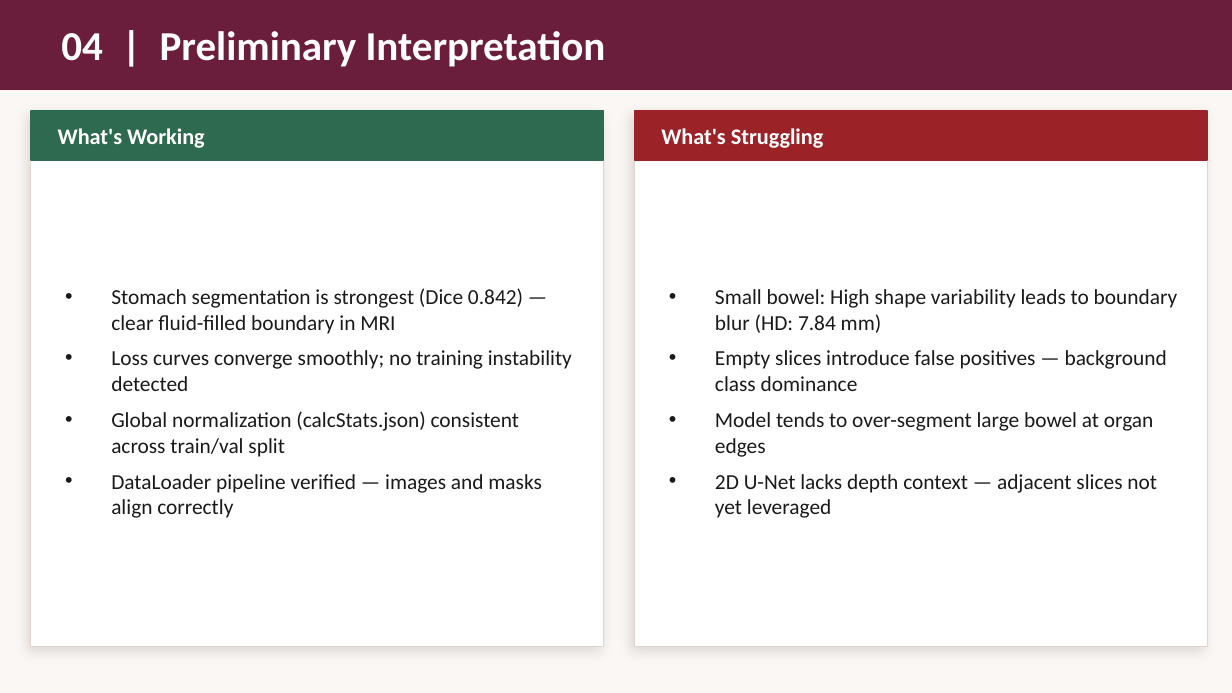
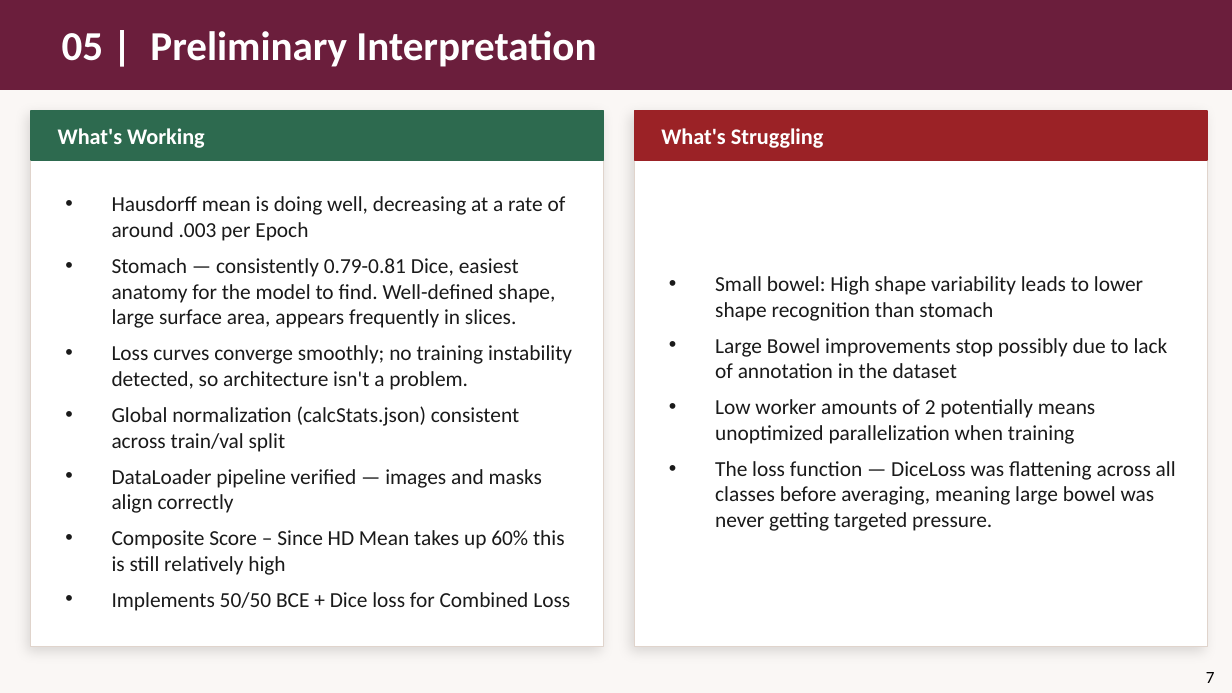
Before and after one commit to William-Ohonba/DS_Health_UWM_Project, a slide deck: slide 7 of presentations/Presentation3_GI_Segmentation.pptx (slide 6 before the commit). Drawn at 1232x693 pixels with LibreOffice and Linux fonts; fonts in the diff are those of the drawing. Boxes give left, top, right and bottom in pixels: in the first picture for what was removed or moved away, otherwise in the second. Text is boxed around its words. In the diff, an @@ line names an element or a change of style, - is before the commit and + after.

Commit message:
Presentation 3 final

```diff
--- a/presentations/Presentation3_GI_Segmentation.pptx
+++ b/presentations/Presentation3_GI_Segmentation.pptx
@@ text at (62,31,596,67): text changed @@
-04 | Preliminary Interpretation
+05 | Preliminary Interpretation
@@ text at (112,196,572,390): text changed @@
-• Stomach segmentation is strongest (Dice 0.842) — clear fluid-filled boundary in MRI
-• Loss curves converge smoothly; no training instability detected
+• Hausdorff mean is doing well, decreasing at a rate of around .003 per Epoch
+• Stomach — consistently 0.79-0.81 Dice, easiest anatomy for the model to find. Well-defined shape, large surface area, appears frequently in slices.
+• Loss curves converge smoothly; no training instability detected, so architecture isn't a problem.
@@ text at (715,276,1176,531): text changed @@
-• Small bowel: High shape variability leads to boundary blur (HD: 7.84 mm)
-• Empty slices introduce false positives — background class dominance
-• Model tends to over-segment large bowel at organ edges
-• 2D U-Net lacks depth context — adjacent slices not yet leveraged
+• Small bowel: High shape variability leads to lower shape recognition than stomach
+• Large Bowel improvements stop possibly due to lack of annotation in the dataset
+• Low worker amounts of 2 potentially means unoptimized parallelization when training
+• The loss function — DiceLoss was flattening across all classes before averaging, meaning large bowel was never getting targeted pressure.
@@ text at (112,530,570,611): paragraphs added @@
+• Composite Score – Since HD Mean takes up 60% this is still relatively high
+• Implements 50/50 BCE + Dice loss for Combined Loss
@@ text added at (1206,672,1215,683), 10 pt, text #000000 @@
+7
```
Also in this commit, not shown: 5 other slides changed, 2 slides added, 1 slide removed.
